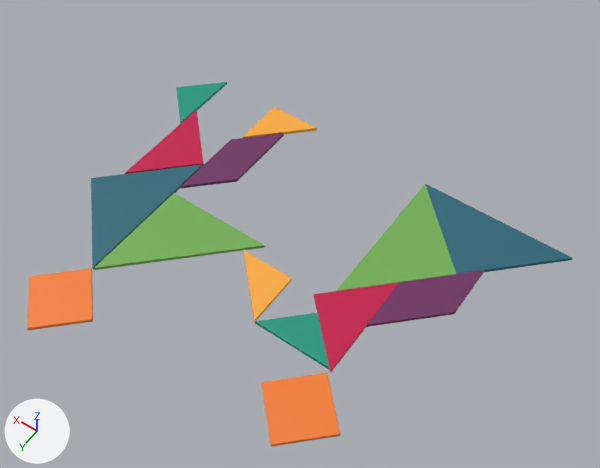
The glTF model Tangram.glb as it was, and as the next commit left it.
Before and after are seen from a camera (50 mm lens) standing at (-4.4, 6.28, 8.15) and looking at (-1.06, 1.61, 0.8). Every picture has the same lights, and +X, +Y and +Z are marked at lower left. Both versions are drawn at frame 48 of the action 'Scene'; the numbers are the values there.
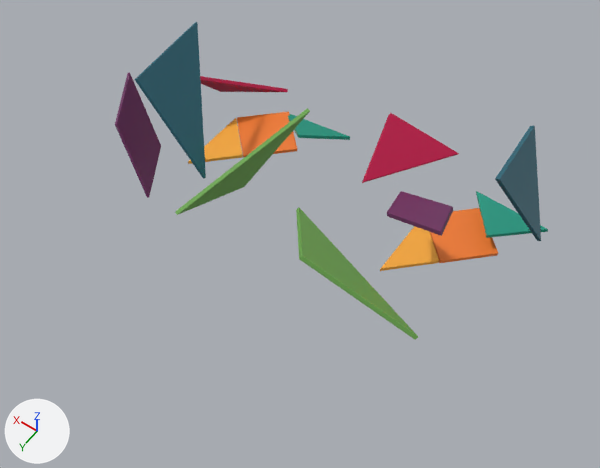
The change in detail:
Object 'Plane.024' (ob_plane_024) moves from (-1.55, 2.29, 0.01) to (-2.69, -0.37, 0.23).
Object 'Plane.024' (ob_plane_024) turns from (0, 0, -180) to (-3.1, 5.5, -7.1) degrees about x, y and z.
Object 'Plane.025' (ob_plane_025) moves from (-2.58, -0.14, 0.01) to (-2.85, -0.07, 1.3).
Object 'Plane.025' (ob_plane_025) turns from (0, 0, 90) to (68, -24, -67) degrees about x, y and z.
Object 'Plane.026' (ob_plane_026) moves from (-1.85, 1.76, 0.01) to (-1.32, -0.2, 0.77).
Object 'Plane.026' (ob_plane_026) turns from (0, 0, 45) to (-14, -28, 21) degrees about x, y and z.
Object 'Plane.027' (ob_plane_027) moves from (-2.46, 1.03, 0.06) to (-2.13, 0.88, 1.2).
Object 'Plane.027' (ob_plane_027) turns from (0, -180, -45) to (35, -4.9, 63) degrees about x, y and z.
Object 'Plane.028' (ob_plane_028) turns from (0, 0, 45) to (0, 0, 0) degrees about x, y and z.
Object 'Plane.028' (ob_plane_028) moves from (-0.78, 1.97, 0.01) to (-1.97, 0.49, 0.01).
Object 'Plane.029' (ob_plane_029) moves from (-2.08, 3.03, 0.01) to (-2.33, -0.03, 0.01).
Object 'Plane.031' (ob_plane_031) moves from (-1.9, 0.54, 0.01) to (-1.81, 1.98, 1.25).
Object 'Plane.031' (ob_plane_031) turns from (0, 0, -90) to (-132, 0, -19) degrees about x, y and z.
Object 'Plane.006' (ob_plane_006) moves from (1.01, 3.52, 0.01) to (0.67, -0.03, 0.01).
Object 'Plane.014' (ob_plane_014) moves from (0.5, 2.01, 0.01) to (0.24, 1.01, 0.55).
Object 'Plane.014' (ob_plane_014) turns from (0, 0, 45) to (111, -13, -105) degrees about x, y and z.
Object 'Plane.022' (ob_plane_022) moves from (1.35, 1.96, 0.01) to (1.21, 0.92, 1.21).
Object 'Plane.022' (ob_plane_022) turns from (0, 0, 0) to (142, -42, 67) degrees about x, y and z.
Object 'Plane.030' (ob_plane_030) moves from (1.5, 0.91, 0.01) to (1.39, -0.21, 0.37).
Object 'Plane.030' (ob_plane_030) turns from (0, 0, -135) to (50, 13, 20) degrees about x, y and z.
Object 'Plane.032' (ob_plane_032) moves from (0.74, 0.61, 0.0) to (1.79, 1.26, 0.4).
Object 'Plane.032' (ob_plane_032) turns from (0, 0, 0) to (-54, -14, 88) degrees about x, y and z.
Object 'Plane.033' (ob_plane_033) turns from (0, 0, 135) to (0, 0, 0) degrees about x, y and z.
Object 'Plane.033' (ob_plane_033) moves from (0.65, -0.26, 0.01) to (1.03, 0.49, 0.01).
Object 'Plane.034' (ob_plane_034) moves from (1.93, -0.01, 0.01) to (0.19, -0.4, 0.07).
Object 'Plane.034' (ob_plane_034) turns from (0, 0, -90) to (23, 2.9, 4.5) degrees about x, y and z.

Pixel boxes [x1, y1, x2, y2] of what changed, in the pictures (600 x 468 px):
'Plane.022', moved, turned
    before: [91, 165, 203, 270]
    after: [135, 22, 206, 179]
'Plane.031', moved, turned
    before: [336, 184, 456, 291]
    after: [296, 207, 418, 340]
'Plane.025', moved, turned
    before: [425, 184, 573, 274]
    after: [495, 126, 541, 241]
'Plane.014', moved, turned
    before: [94, 193, 265, 270]
    after: [175, 108, 310, 215]
'Plane.029', moved
    before: [261, 373, 340, 447]
    after: [430, 208, 498, 263]
'Plane.026', moved, turned
    before: [314, 282, 400, 373]
    after: [362, 113, 459, 183]
'Plane.032', moved, turned
    before: [181, 133, 284, 188]
    after: [115, 72, 161, 198]
'Plane.027', moved, turned
    before: [367, 270, 484, 327]
    after: [387, 191, 453, 236]
'Plane.006', moved
    before: [27, 268, 93, 330]
    after: [237, 112, 297, 158]
'Plane.024', moved, turned
    before: [255, 313, 329, 369]
    after: [476, 191, 548, 238]
'Plane.028', moved, turned
    before: [243, 250, 292, 322]
    after: [380, 226, 439, 271]
'Plane.030', moved, turned
    before: [125, 110, 204, 174]
    after: [200, 76, 288, 92]
'Plane.033', moved, turned
    before: [243, 107, 317, 138]
    after: [188, 118, 243, 164]
'Plane.034', moved, turned
    before: [176, 82, 227, 124]
    after: [288, 114, 350, 140]
